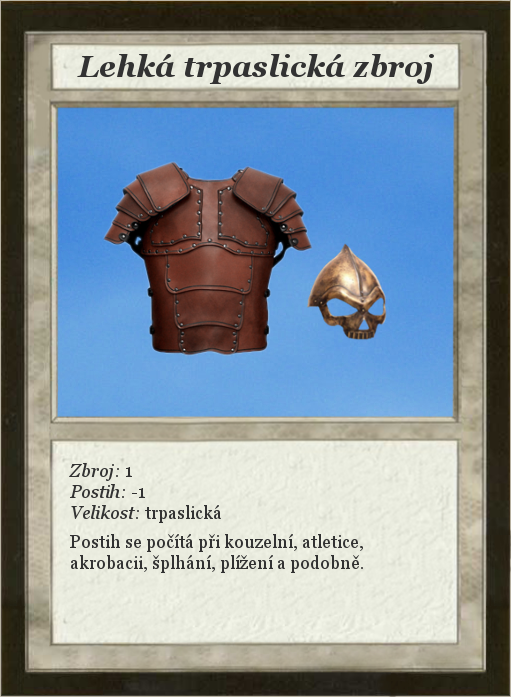
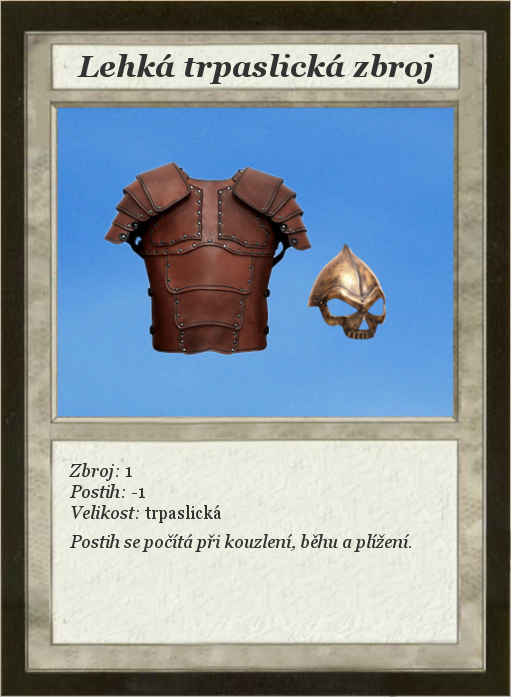
The second 511 x 697 image is a revision of the first. Changes to its layers:
painted on "Zbroj: 1 ..." over left=70, top=534, right=411, bottom=573
